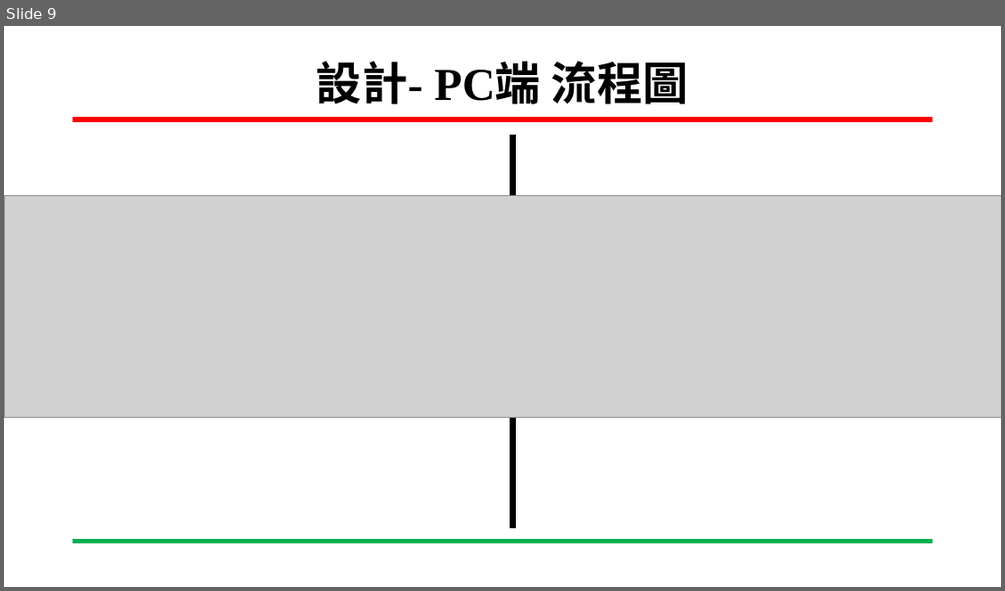
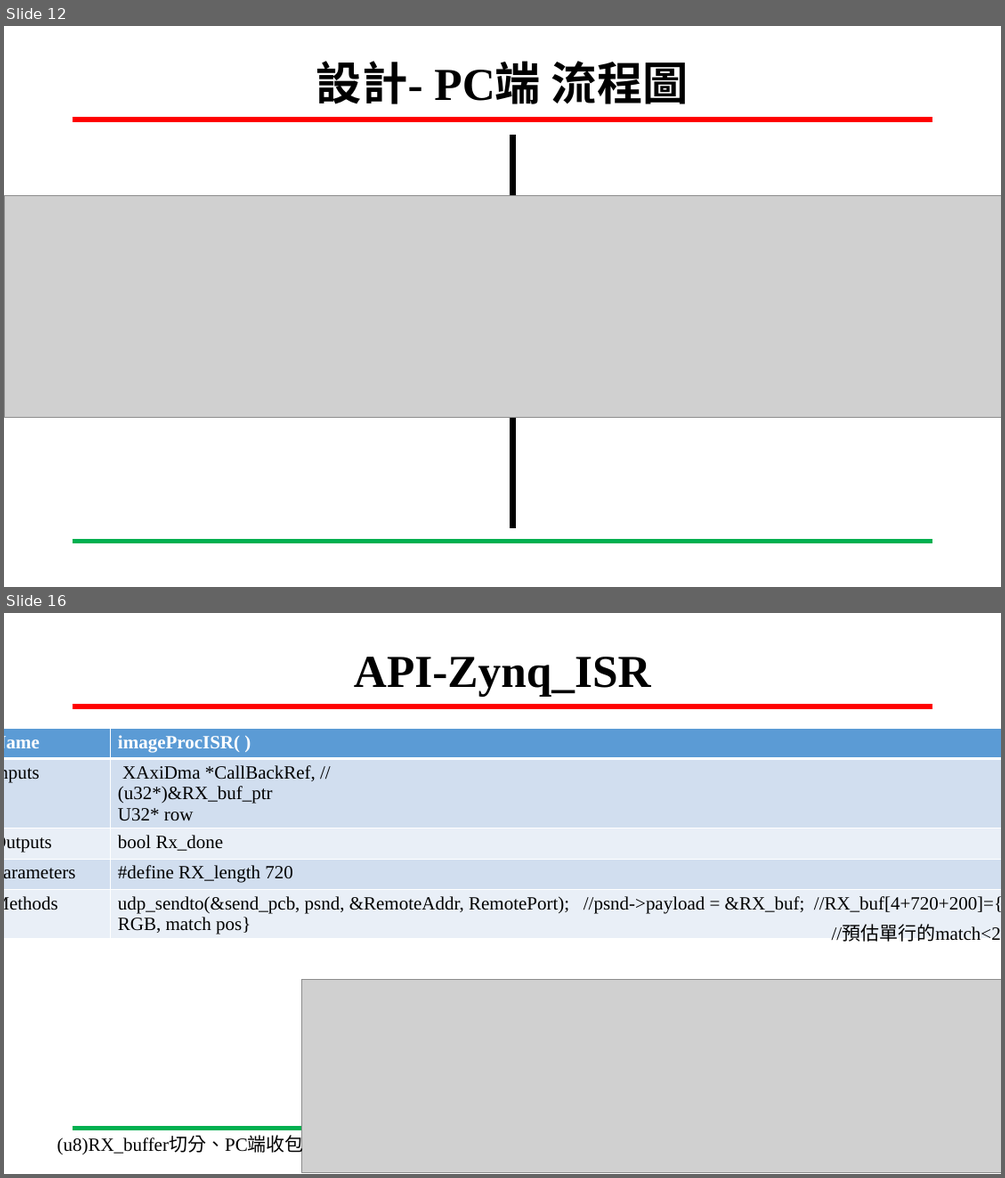
Before and after one commit to San-Zero/SOC_design_final_2023, a slide deck: documents/SOC_design_final.pptx. Shown one above the other, each under a label of ours: slide 9 before the commit, slides 12 and 16 after it; the slides between them are not shown. The pictures are 1005x591 and 1005x1178 pixels, drawn with LibreOffice and Linux fonts; fonts in the diff are those of the drawing; grey boxes stand for pictures; background and template pictures are left out. Boxes give left, top, right and bottom in pixels: in the first picture for what was removed or moved away, otherwise in the second. Text is boxed around its words. In the diff, an @@ line names an element or a change of style, - is before the commit and + after.

```diff
--- a/documents/SOC_design_final.pptx
+++ b/documents/SOC_design_final.pptx
@@ slide 16 added at (4,613,1001,1174), background #FFFFFF; not listed: 2 template elements that a slide beside it also shows @@
@@ title added at (354,657,651,697), 44 pt, text #000000, bold @@
+API-Zynq_ISR
@@ table added at (4,728,1001,947), 5 rows, 2 columns @@
+Name | imageProcISR( )
+Inputs | XAxiDma *CallBackRef, // / (u32*)&RX_buf_ptr / U32* row
+Outputs | bool Rx_done
+Parameters | #define RX_length 720
+Methods | udp_sendto(&send_pcb, psnd, &RemoteAddr, RemotePort); //psnd->payload = &RX_buf; //RX_buf[4+720+200]={row, RGB, match pos}
@@ text added at (832,925,1001,941), 18 pt, text #000000 @@
+//預估單行的match<200個
@@ picture added at (301,979,1001,1172) @@
@@ text added at (57,1136,304,1155), 18 pt, text #000000 @@
+(u8)RX_buffer切分、PC端收包
@@ what was slide 9 is now slide 12 @@
```
Also in this commit, not shown: 12 slides changed, 7 other slides added, 1 slide removed, 2 other files.
